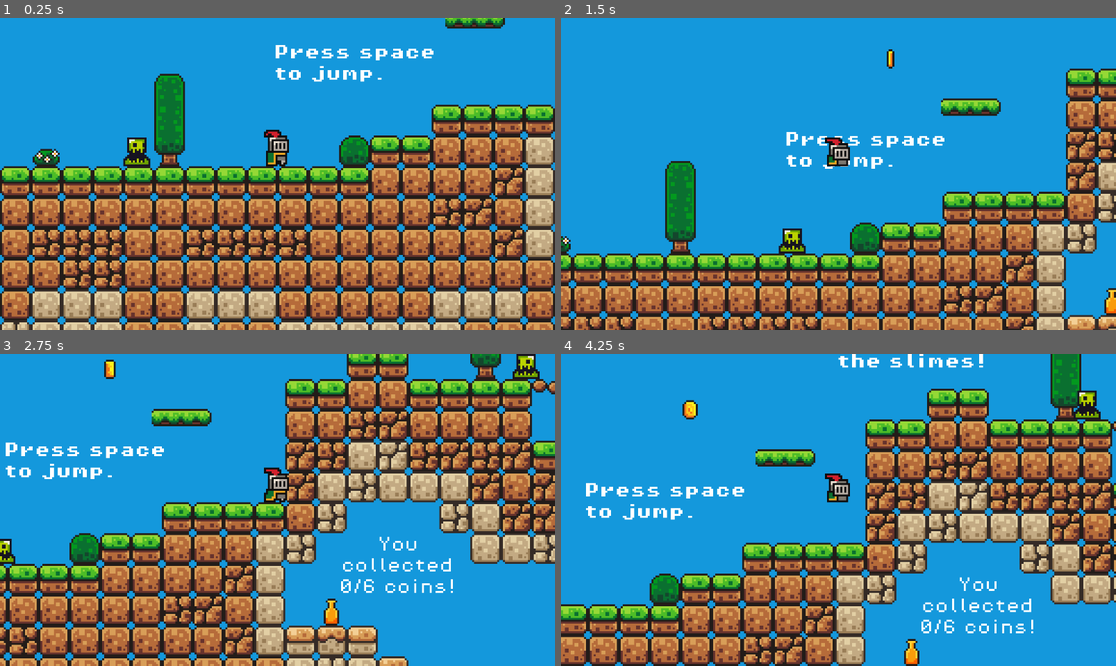
Above: before the commit, frames 1-4 (two rows, left to right).
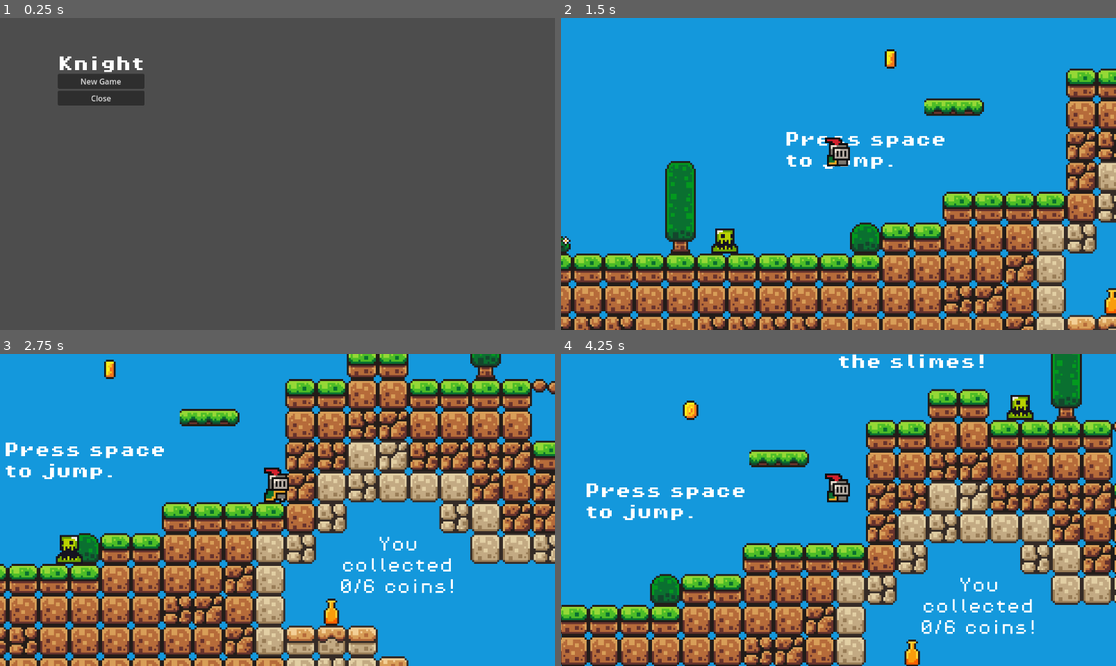
Above: after the commit, the same moments.

Repository: derechtenap/knight-game
Game: Godot game, scene res://scenes/main_menu.tscn
Two runs of this game, one before a commit and one after it. Both use one fixed random seed, a clock stepped at 60 frames per second and the inputs below. Before the commit the project starts from res://scenes/game.tscn.
Inputs (mouse positions are in pixels of both pictures, inside the frame that each line leads up to):
- Up to frame 1 (0.25 s): no input
- Up to frame 2 (1.5 s): click (660, 80) at 0.5 s, where only the run after the commit has a clickable "New Game"; tap Space (jump) at 1.25 s; hold Right (move_right) from 1.28 s (still down)
- Up to frame 3 (2.75 s): keep holding Right (move_right); tap Space (jump) at 1.52, 2, 2.27 s
- Up to frame 4 (4.25 s): tap Space (jump) at 2.75, 3.5, 3.77 s; release Right (move_right) at 2.78 s; hold Left (move_left) 2.78-3.53 s; hold Right (move_right) from 3.53 s (still down)

The runs differ from the first frame. In frame 1, 100% of the frame differs, in the area x 0-100%, y 0-100%; in frame 2, 1.2%; in frame 3, 1.6%; in frame 4, 13%.

Commit message:
Add basic main menu

Diff:
--- a/project.godot
+++ b/project.godot
@@ -11,7 +11,7 @@
 [application]
 
 config/name="Knight"
-run/main_scene="res://scenes/game.tscn"
+run/main_scene="res://scenes/main_menu.tscn"
 config/features=PackedStringArray("4.2", "Mobile")
 config/icon="res://icon.svg"
 
--- /dev/null
+++ b/scenes/main_menu.tscn
@@ -0,0 +1,56 @@
+[gd_scene load_steps=3 format=3 uid="uid://chsfqfo22y0ui"]
+
+[ext_resource type="Script" path="res://scripts/main_menu.gd" id="1_6l2vi"]
+[ext_resource type="FontFile" uid="uid://cynjhyituao75" path="res://assets/fonts/PixelOperator8-Bold.ttf" id="1_bfr6d"]
+
+[node name="Control" type="Control"]
+layout_mode = 3
+anchors_preset = 15
+anchor_right = 1.0
+anchor_bottom = 1.0
+grow_horizontal = 2
+grow_vertical = 2
+script = ExtResource("1_6l2vi")
+
+[node name="MarginContainer" type="MarginContainer" parent="."]
+layout_mode = 1
+anchors_preset = 15
+anchor_right = 1.0
+anchor_bottom = 1.0
+grow_horizontal = 2
+grow_vertical = 2
+theme_override_constants/margin_left = 120
+theme_override_constants/margin_top = 80
+theme_override_constants/margin_right = 120
+theme_override_constants/margin_bottom = 80
+
+[node name="HBoxContainer" type="HBoxContainer" parent="MarginContainer"]
+layout_mode = 2
+
+[node name="VBoxContainer" type="VBoxContainer" parent="MarginContainer/HBoxContainer"]
+layout_mode = 2
+size_flags_vertical = 0
+
+[node name="CenterContainer" type="CenterContainer" parent="MarginContainer/HBoxContainer/VBoxContainer"]
+layout_mode = 2
+
+[node name="MenuOptions" type="VBoxContainer" parent="MarginContainer/HBoxContainer/VBoxContainer/CenterContainer"]
+layout_mode = 2
+
+[node name="Title" type="Label" parent="MarginContainer/HBoxContainer/VBoxContainer/CenterContainer/MenuOptions"]
+layout_mode = 2
+theme_override_fonts/font = ExtResource("1_bfr6d")
+theme_override_font_sizes/font_size = 32
+text = "Knight
+"
+
+[node name="NewGameButton" type="Button" parent="MarginContainer/HBoxContainer/VBoxContainer/CenterContainer/MenuOptions"]
+layout_mode = 2
+text = "New Game"
+
+[node name="CloseButton" type="Button" parent="MarginContainer/HBoxContainer/VBoxContainer/CenterContainer/MenuOptions"]
+layout_mode = 2
+text = "Close"
+
+[connection signal="pressed" from="MarginContainer/HBoxContainer/VBoxContainer/CenterContainer/MenuOptions/NewGameButton" to="." method="_on_new_game_button_pressed"]
+[connection signal="pressed" from="MarginContainer/HBoxContainer/VBoxContainer/CenterContainer/MenuOptions/CloseButton" to="." method="_on_close_button_pressed"]
--- /dev/null
+++ b/scripts/main_menu.gd
@@ -0,0 +1,10 @@
+extends Control
+
+func _on_new_game_button_pressed():
+	print("New Game button was pressed!")
+	# TODO: Add logic goto game level scene
+	get_tree().change_scene_to_file("res://scenes/game.tscn")
+
+func _on_close_button_pressed():
+	# TODO: Add prompt "Do you realy want to exit the game"...
+	get_tree().quit()
